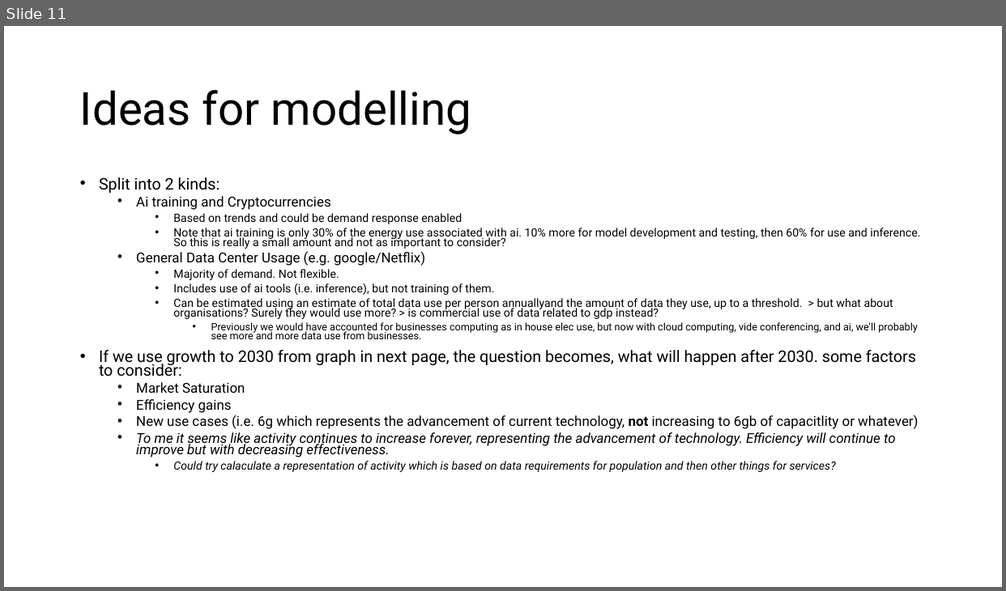
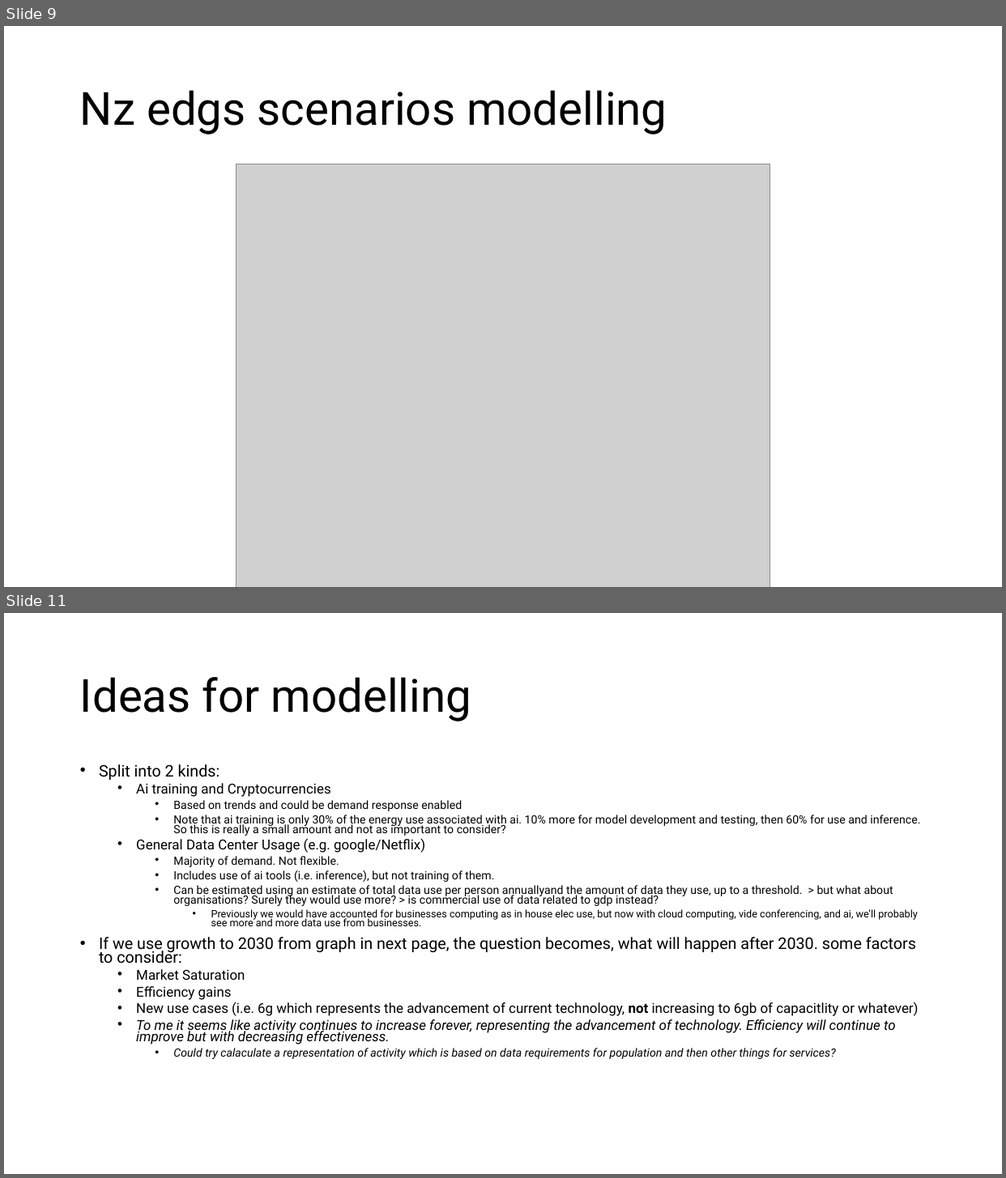
Before and after one commit to asia-pacific-energy-research-centre/data-centres, a slide deck: documentation/Data centres - all things used as inputs.pptx. Shown one above the other, each under a label of ours: slide 11 before the commit, slides 9 and 11 after it; the slides between them are not shown. The pictures are 1006x591 and 1006x1178 pixels, drawn with LibreOffice and Linux fonts; fonts in the diff are those of the drawing; grey boxes stand for pictures. Boxes give left, top, right and bottom in pixels: in the first picture for what was removed or moved away, otherwise in the second. Text is boxed around its words. In the diff, an @@ line names an element or a change of style, - is before the commit and + after.

```diff
--- a/documentation/Data centres - all things used as inputs.pptx
+++ b/documentation/Data centres - all things used as inputs.pptx
@@ slide 9 added at (4, 26, 1002, 587), background #FFFFFF @@
@@ title added at (80, 90, 667, 135), 44 pt, text #000000 @@
+Nz edgs scenarios modelling
@@ picture added at (236, 165, 770, 587) @@
```
Also in this commit, not shown: 2 slides changed, 4 other slides added, 4 slides removed, 11 other files.
